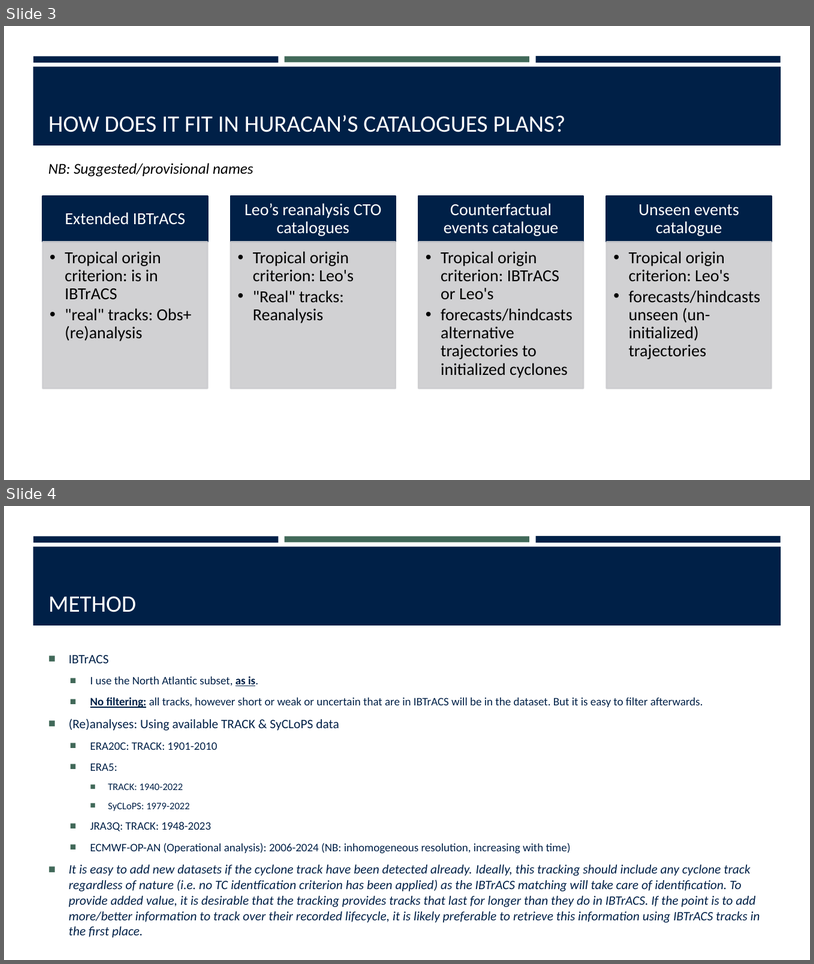
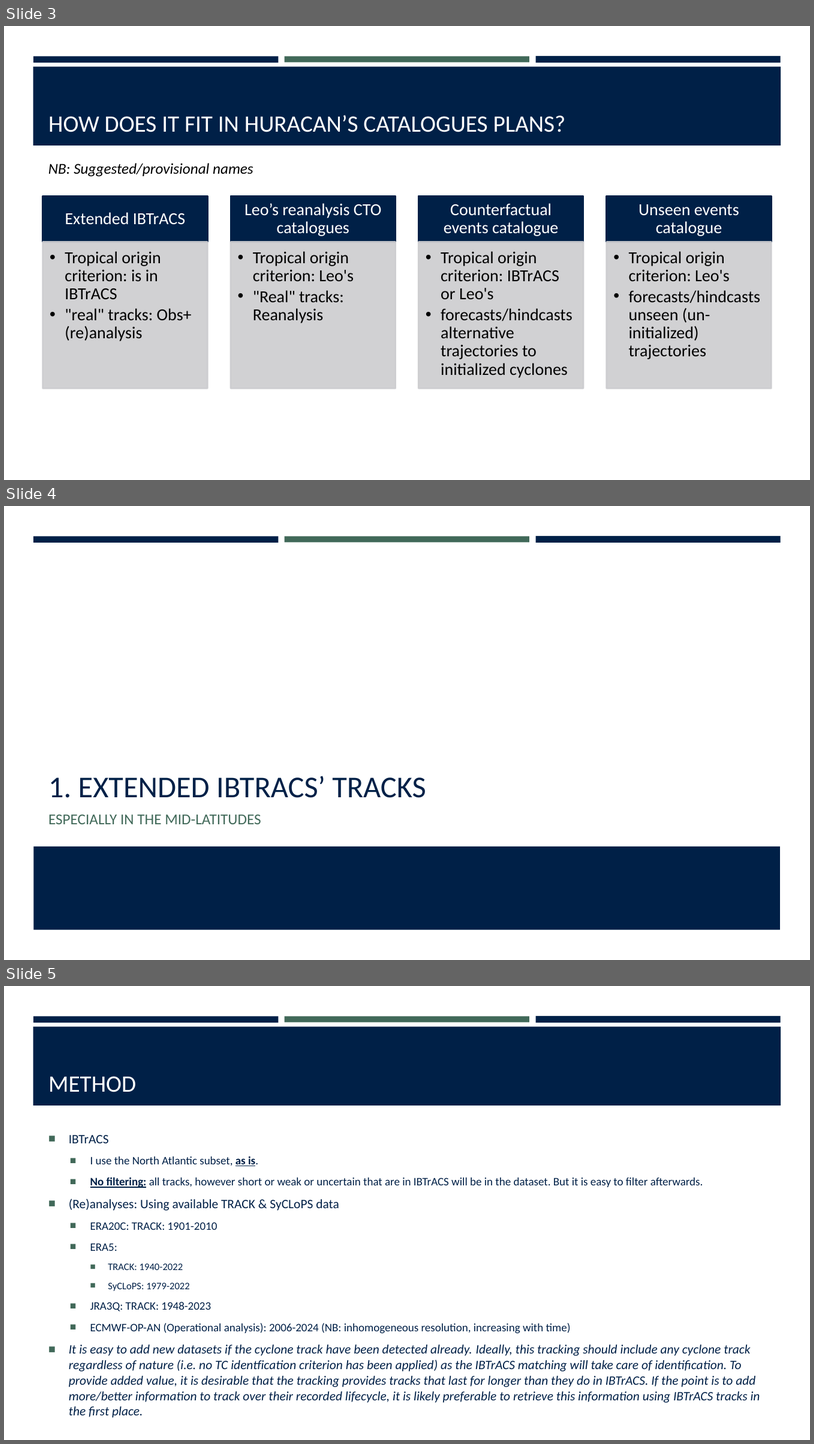
Before and after one commit to Huracan-project/extended-ibtracs, a slide deck: extended_ibtracs.pptx. Shown one above the other, each under a label of ours: slides 3 and 4 before the commit, slides 3, 4 and 5 after it. The pictures are 814x964 and 814x1444 pixels, drawn with LibreOffice and Linux fonts; fonts in the diff are those of the drawing. Boxes give left, top, right and bottom in pixels: in the first picture for what was removed or moved away, otherwise in the second. Text is boxed around its words. In the diff, an @@ line names an element or a change of style, - is before the commit and + after.

```diff
--- a/extended_ibtracs.pptx
+++ b/extended_ibtracs.pptx
@@ slide 4 added at [4,506,810,960], background #FFFFFF; not listed: 3 template elements that a slide beside it also shows @@
@@ title added at [48,775,426,798], 36 pt, text #002047 @@
+1. EXTENDED IBTRACS’ TRACKS
@@ text added at [48,814,261,824], 18 pt, text #416959 @@
+ESPECIALLY IN THE MID-LATITUDES
@@ rectangle added at [33,846,781,930], fill #002047 @@
@@ what was slide 4 is now slide 5 @@
```
Also in this commit, not shown: 2 slides changed, 3 other slides added, 3 slides removed.
